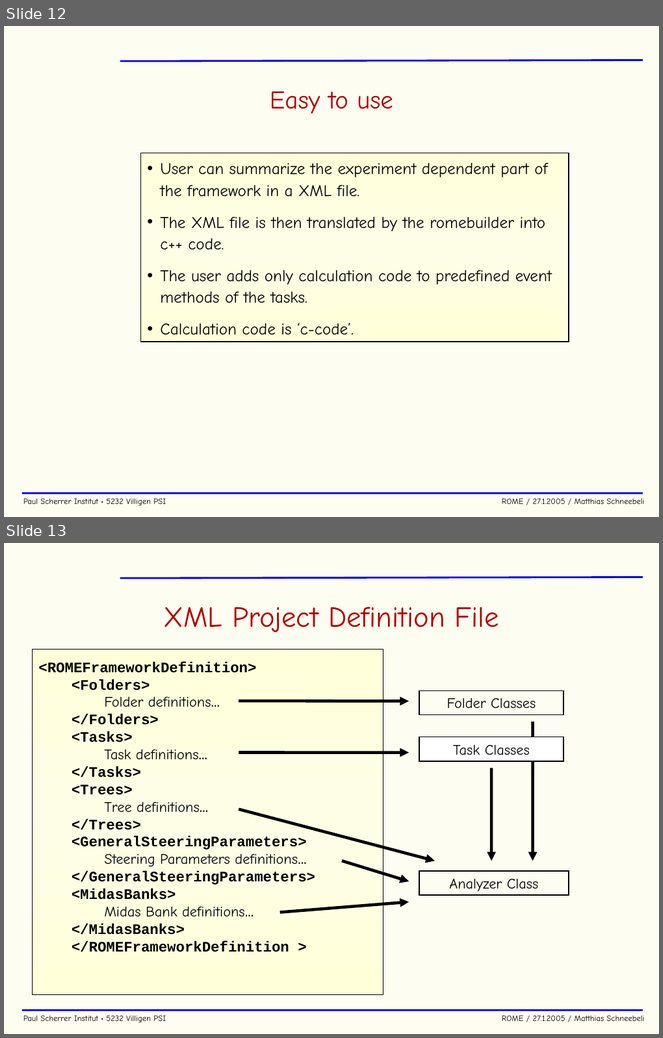
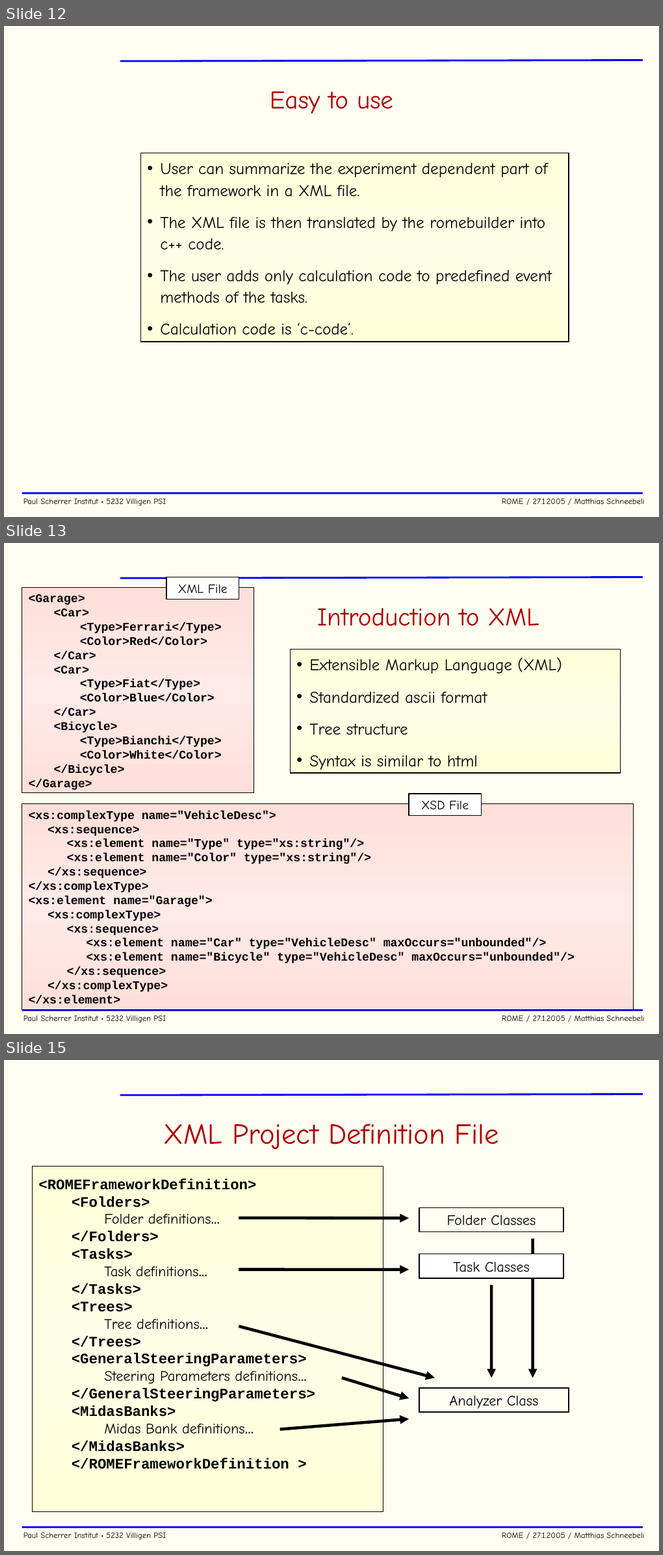
Before and after one commit to cjpl/rome, a slide deck: documentation/ROME.ppt. Shown one above the other, each under a label of ours: slides 12 and 13 before the commit, slides 12, 13 and 15 after it; the slides between them are not shown. The pictures are 663x1038 and 663x1555 pixels, drawn with LibreOffice and Linux fonts; fonts in the diff are those of the drawing; background and template pictures are left out. Boxes give left, top, right and bottom in pixels: in the first picture for what was removed or moved away, otherwise in the second. Text is boxed around its words. In the diff, an @@ line names an element or a change of style, - is before the commit and + after.

```diff
--- a/documentation/ROME.ppt
+++ b/documentation/ROME.ppt
@@ slide 13 added at box(4, 543, 659, 1034), background #FDFDF1; not listed: 3 template elements that a slide beside it also shows @@
@@ rectangle added at box(166, 577, 239, 600), fill #FFFFFF, outline #000000 0.99 pt, 14 pt, text #000000 @@
+XML File
@@ rectangle added at box(22, 588, 254, 793), fill gradient #FFDFD9 to #FEEAE7, outline #000000 0.51 pt, 13 pt, text #000000, bold @@
+<Garage>
+<Car>
+<Type>Ferrari</Type>
+<Color>Red</Color>
+</Car>
+<Car>
+<Type>Fiat</Type>
+<Color>Blue</Color>
+</Car>
+<Bicycle>
+<Type>Bianchi</Type>
+<Color>White</Color>
+</Bicycle>
+</Garage>
@@ title added at box(317, 608, 540, 626), 28 pt, text #B20000 @@
+Introduction to XML
@@ rectangle added at box(290, 649, 621, 773), fill gradient #FFFFD9 to #FEFEE7, outline #000000 0.99 pt, 18 pt, text #000000 @@
+• Extensible Markup Language (XML)
+• Standardized ascii format
+• Tree structure
+• Syntax is similar to html
@@ rectangle added at box(409, 794, 481, 816), fill #FFFFFF, outline #000000 0.99 pt, 14 pt, text #000000 @@
+XSD File
@@ rectangle added at box(22, 804, 633, 1010), fill gradient #FFDFD9 to #FEEAE7, outline #000000 0.51 pt, 13 pt, text #000000, bold @@
+<xs:complexType name="VehicleDesc">
+<xs:sequence>
+<xs:element name="Type" type="xs:string"/>
+<xs:element name="Color" type="xs:string"/>
+</xs:sequence>
+</xs:complexType>
+<xs:element name="Garage">
+<xs:complexType>
+<xs:sequence>
+<xs:element name="Car" type="VehicleDesc" maxOccurs="unbounded"/>
+<xs:element name="Bicycle" type="VehicleDesc" maxOccurs="unbounded"/>
+</xs:sequence>
+</xs:complexType>
+</xs:element>
@@ what was slide 13 is now slide 15 @@
```
Also in this commit, not shown: 3 slides changed, 3 other files.
